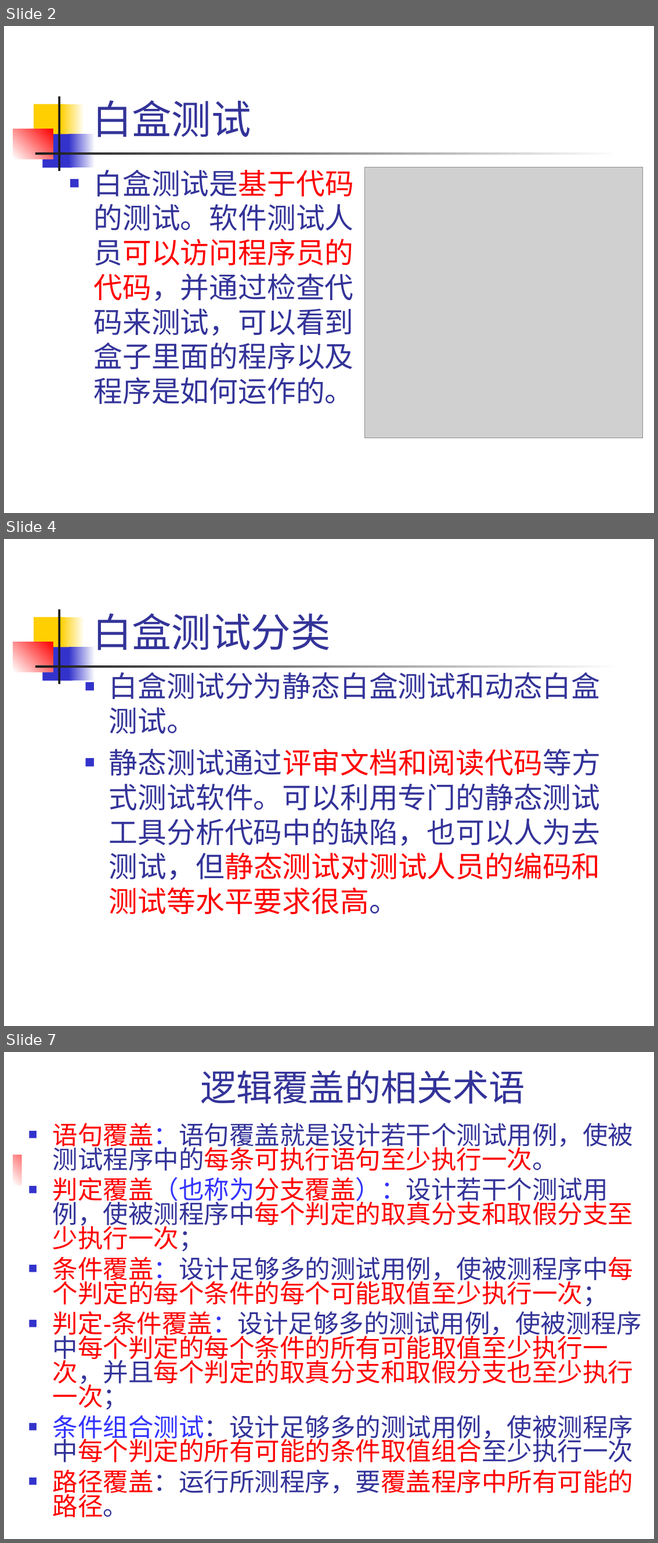
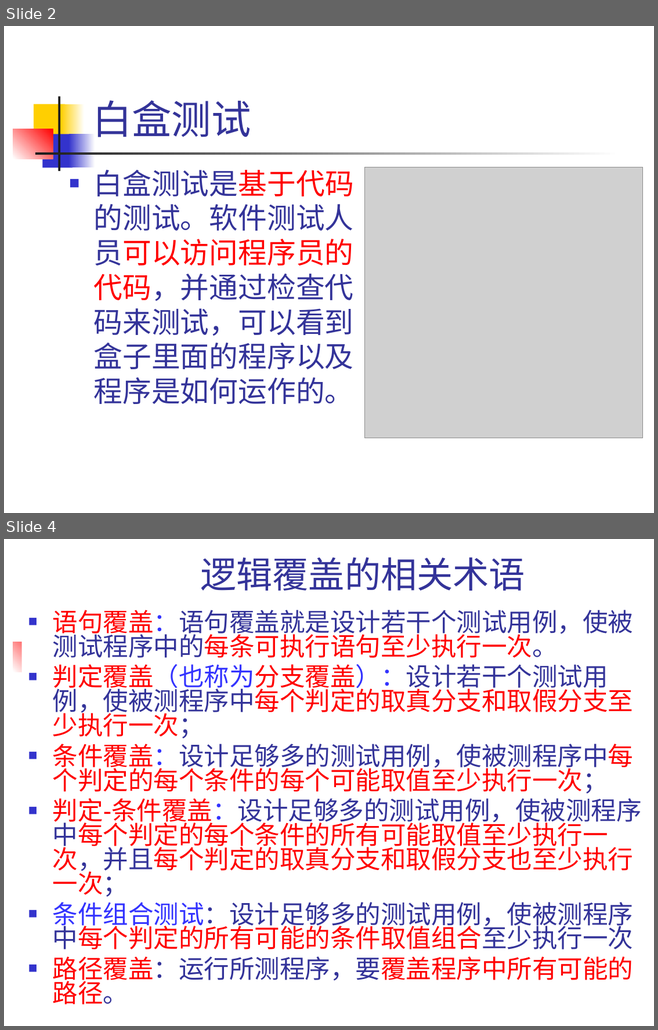
Before and after one commit to 1-518/Three-Kindoms, a slide deck: 白盒黑盒/白盒测试技术/白盒测试技术.ppt. Shown one above the other, each under a label of ours: slides 2, 4 and 7 before the commit, slides 2 and 4 after it; the slides between them are not shown. The pictures are 658x1543 and 658x1030 pixels, drawn with LibreOffice and Linux fonts; fonts in the diff are those of the drawing; grey boxes stand for pictures. Boxes give left, top, right and bottom in pixels: in the first picture for what was removed or moved away, otherwise in the second. Text is boxed around its words. In the diff, an @@ line names an element or a change of style, - is before the commit and + after.

```diff
--- a/白盒黑盒/白盒测试技术/白盒测试技术.ppt
+++ b/白盒黑盒/白盒测试技术/白盒测试技术.ppt
@@ slide 4 removed at box(4, 539, 654, 1026), background #FFFFFF; not listed: 7 template elements that a slide beside it also shows @@
@@ title removed at box(92, 613, 331, 650) @@
-白盒测试分类
@@ text removed at box(109, 672, 600, 914) @@
-■ 白盒测试分为静态白盒测试和动态白盒测试。
-■ 静态测试通过评审文档和阅读代码等方式测试软件。可以利用专门的静态测试工具分析代码中的缺陷，也可以人为去测试，但静态测试对测试人员的编码和测试等水平要求很高。
@@ what was slide 7 is now slide 4 @@
```
Also in this commit, not shown: 2 slides changed, 3 other slides removed, 1 other file.
